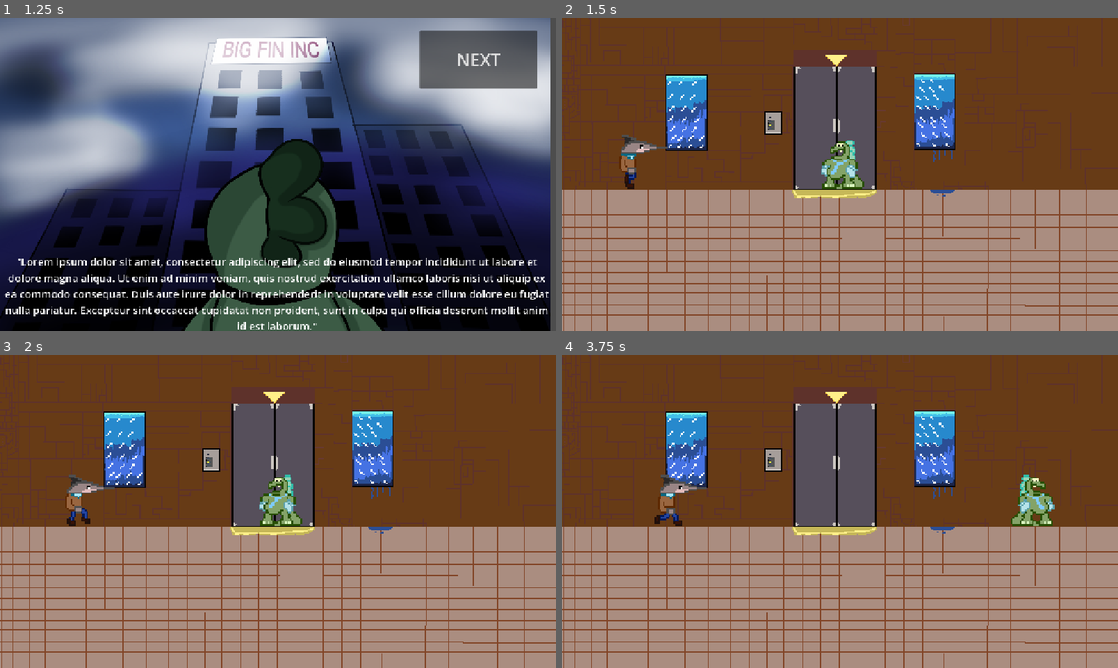
Above: before the commit, frames 1-4 (two rows, left to right).
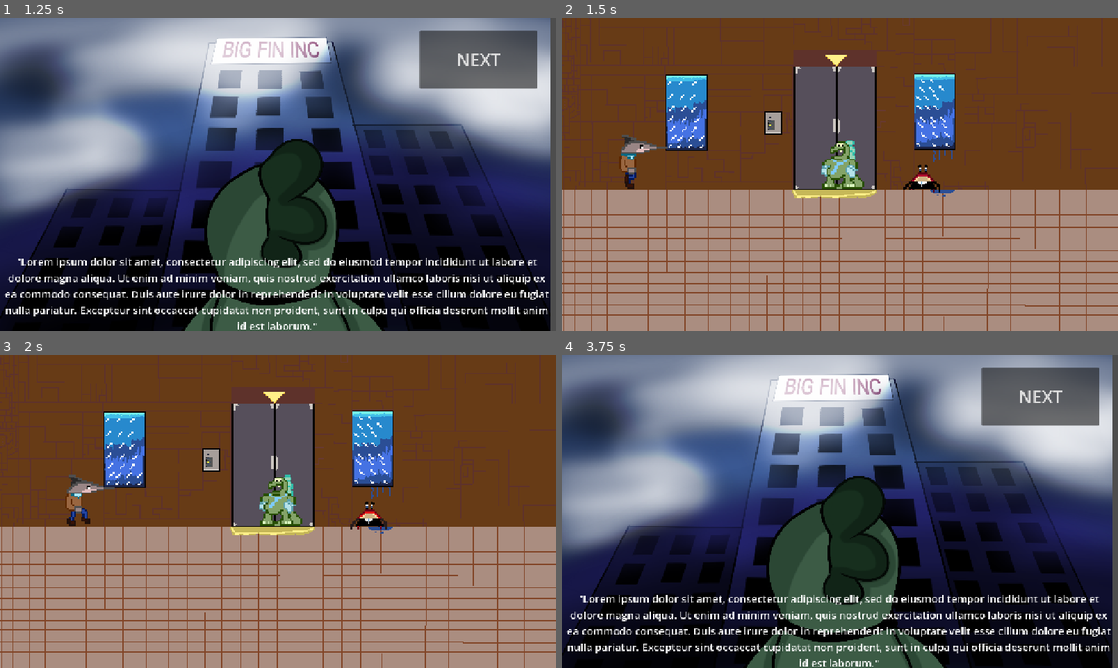
Above: after the commit, the same moments.

Repository: MikeyPerrozzi/Going-Down-
Game: Godot game, scene res://scenes/title screen.tscn
The game is run twice, just before and just after one commit, with the same random seed, the same clock (stepped at 60 frames per second) and the same inputs.
Inputs (mouse positions are in pixels of both pictures, inside the frame that each line leads up to):
- Up to frame 1 (1.25 s): click "BEGIN" at 0.5 s
- Up to frame 2 (1.5 s): click "NEXT" at 1.25 s
- Up to frame 3 (2 s): no input
- Up to frame 4 (3.75 s): hold D (move_right) 2.03-2.78 s; hold S (move_down) 2.78-3.5 s; click (840, 558) at 3.5 s, where only the run after the commit has a clickable "BEGIN"

Frame 1 is identical in both runs. In frame 2, 0.3% of the frame differs, in the area x 61-68%, y 46-56%; in frame 3, 0.3%; in frame 4, 100%, in the area x 0-100%, y 0-100%.

Commit message:
Added crab

Diff:
--- /dev/null
+++ b/going-down--/scenes/crab.gd
@@ -0,0 +1,18 @@
+extends Node2D
+
+var speed = 10
+var direction = 1.0
+
+# Called when the node enters the scene tree for the first time.
+func _ready() -> void:
+	pass # Replace with function body.
+
+
+# Called every frame. 'delta' is the elapsed time since the previous frame.
+func _process(delta: float) -> void:
+	position.x += speed * direction * delta
+
+	if position.x > 2:
+		direction = 1.0
+	elif position.x < 2:
+		direction = 1.0
--- /dev/null
+++ b/going-down--/scenes/crab.tscn
@@ -0,0 +1,54 @@
+[gd_scene format=3 uid="uid://c732gxfqqwcss"]
+
+[ext_resource type="Texture2D" uid="uid://babahcvqb70ad" path="res://assets/CrabEnemy_Sprite-Sheet.png" id="1_2b8bq"]
+[ext_resource type="Script" uid="uid://b0pictkigdlog" path="res://scenes/crab.gd" id="1_rq6vx"]
+[ext_resource type="PackedScene" uid="uid://dgjv4g6akyhq3" path="res://scenes/danger_zone.tscn" id="2_rq6vx"]
+
+[sub_resource type="AtlasTexture" id="AtlasTexture_83q5x"]
+atlas = ExtResource("1_2b8bq")
+region = Rect2(0, 0, 32, 32)
+
+[sub_resource type="AtlasTexture" id="AtlasTexture_rftv6"]
+atlas = ExtResource("1_2b8bq")
+region = Rect2(32, 0, 32, 32)
+
+[sub_resource type="AtlasTexture" id="AtlasTexture_hj1h3"]
+atlas = ExtResource("1_2b8bq")
+region = Rect2(64, 0, 32, 32)
+
+[sub_resource type="SpriteFrames" id="SpriteFrames_saqji"]
+animations = [{
+"frames": [{
+"duration": 1.0,
+"texture": SubResource("AtlasTexture_83q5x")
+}, {
+"duration": 1.0,
+"texture": SubResource("AtlasTexture_rftv6")
+}, {
+"duration": 1.0,
+"texture": SubResource("AtlasTexture_hj1h3")
+}],
+"loop": 1,
+"name": &"new_animation",
+"speed": 10.0
+}]
+
+[sub_resource type="RectangleShape2D" id="RectangleShape2D_saqji"]
+size = Vector2(21, 16)
+
+[node name="Crab" type="Node2D" unique_id=1759652398]
+script = ExtResource("1_rq6vx")
+
+[node name="AnimatedSprite2D" type="AnimatedSprite2D" parent="." unique_id=193214371]
+position = Vector2(-1, -16)
+sprite_frames = SubResource("SpriteFrames_saqji")
+animation = &"new_animation"
+autoplay = "new_animation"
+frame_progress = 0.1773628
+
+[node name="DangerZone" parent="AnimatedSprite2D" unique_id=163280094 instance=ExtResource("2_rq6vx")]
+collision_mask = 1
+
+[node name="CollisionShape2D" type="CollisionShape2D" parent="AnimatedSprite2D/DangerZone" unique_id=1065088026]
+position = Vector2(0.5, 8)
+shape = SubResource("RectangleShape2D_saqji")
--- a/going-down--/scenes/game.tscn
+++ b/going-down--/scenes/game.tscn
@@ -4,6 +4,7 @@
 [ext_resource type="Script" uid="uid://brqubudb5jai6" path="res://scripts/game.gd" id="1_yqjtg"]
 [ext_resource type="PackedScene" uid="uid://4i80d2psqmtc" path="res://scenes/swordfish_enemy.tscn" id="3_lnu2h"]
 [ext_resource type="Texture2D" uid="uid://xgv6bv12cxek" path="res://assets/elevatorproject.png" id="4_lbhrr"]
+[ext_resource type="PackedScene" uid="uid://c732gxfqqwcss" path="res://scenes/crab.tscn" id="5_iywne"]
 
 [sub_resource type="WorldBoundaryShape2D" id="WorldBoundaryShape2D_g4v7s"]
 
@@ -50,5 +51,8 @@
 scale = Vector2(0.25972214, 0.25972217)
 texture = ExtResource("4_lbhrr")
 
+[node name="Crab" parent="." unique_id=1759652398 instance=ExtResource("5_iywne")]
+position = Vector2(-9, 45)
+
 [connection signal="timeout" from="Timer" to="." method="_on_timer_timeout"]
 [connection signal="timeout" from="Timer" to="Player" method="_on_timer_timeout"]
Binary file added: going-down--/assets/CrabEnemy_Sprite-Sheet.png
Not shown, added: going-down--/assets/CrabEnemy_Sprite-Sheet.png.import
Not shown, added: going-down--/scenes/crab.gd.uid
